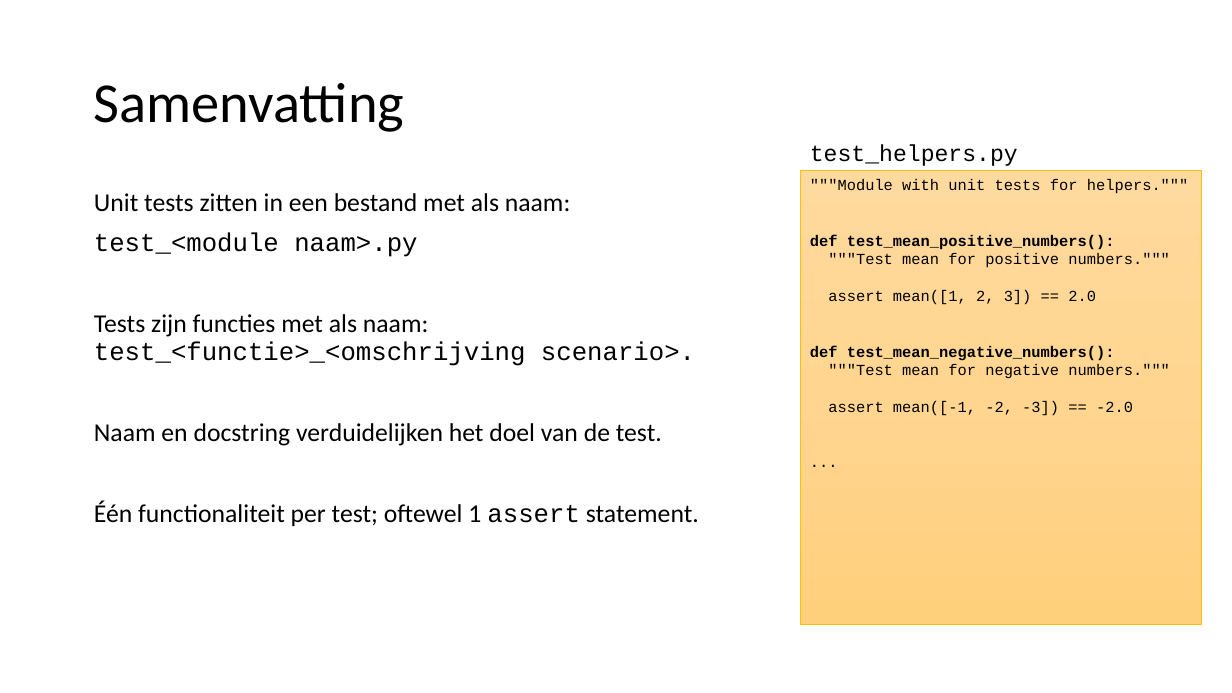
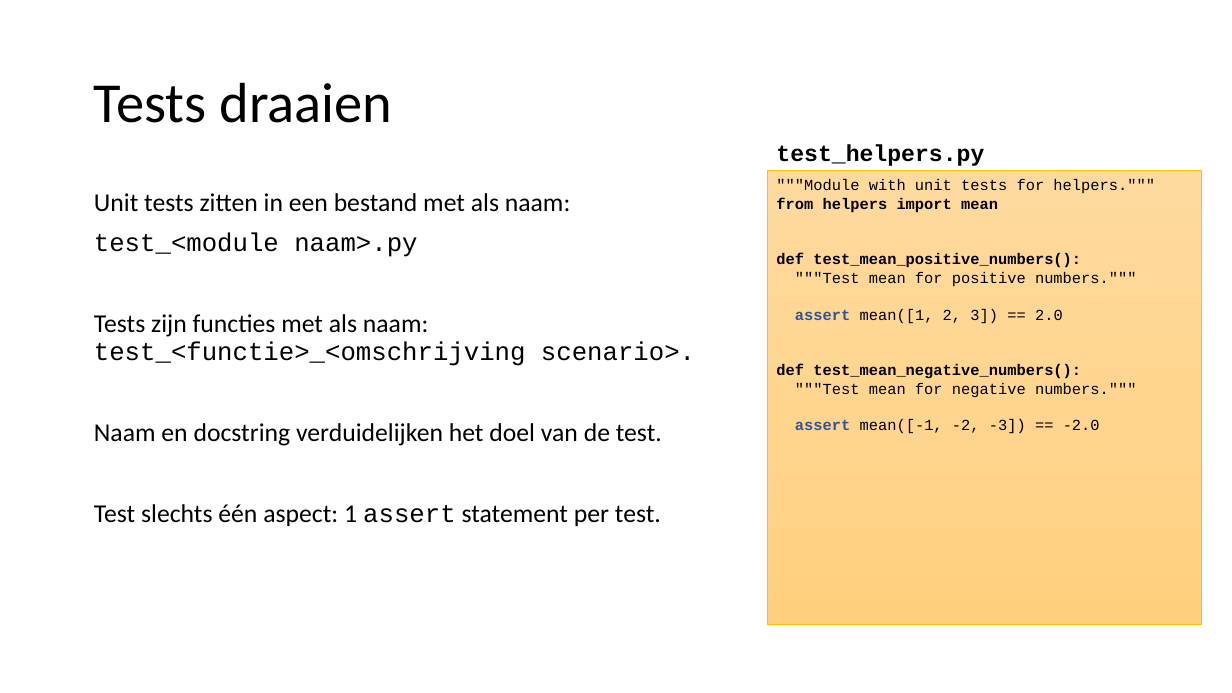
Before and after one commit to LFKoning/knowledge-sharing, a slide deck: slide 42 of python_trainees/2_production_code/python_traineeship_2.pptx (slide 41 before the commit). Drawn at 1232x693 pixels with LibreOffice and Linux fonts; fonts in the diff are those of the drawing. Boxes give left, top, right and bottom in pixels: in the first picture for what was removed or moved away, otherwise in the second. Text is boxed around its words. In the diff, an @@ line names an element or a change of style, - is before the commit and + after.

```diff
--- a/python_trainees/2_production_code/python_traineeship_2.pptx
+++ b/python_trainees/2_production_code/python_traineeship_2.pptx
@@ title at box(94, 82, 393, 123): text changed @@
-Samenvatting
+Tests draaien
@@ text "test_helpers.py": place and size @@
-text "test_helpers.py" at box(810, 144, 1018, 166)
+text "test_helpers.py" at box(776, 144, 984, 166)
@@ text "test_helpers.py" at box(776, 144, 984, 166): bold on @@
@@ text in rectangle at box(768, 171, 1202, 625): paragraph removed @@
-...
@@ rectangle """"Module with unit tests for ...": place and size @@
-rectangle """"Module with unit tests for ..." at box(801, 171, 1202, 625)
+rectangle """"Module with unit tests for ..." at box(768, 171, 1202, 625)
@@ text in rectangle at box(776, 197, 998, 213): paragraph added @@
+from helpers import mean
@@ text in rectangle at box(795, 309, 1100, 434): text colour #000000 to #2F5597, bold on in "assert", "assert" @@
@@ text at box(94, 504, 661, 526): text changed @@
-Één functionaliteit per test; oftewel 1 assert statement.
+Test slechts één aspect: 1 assert statement per test.
```
Also in this commit, not shown: 25 other slides changed, 5 slides added, 3 slides removed, 15 other files.
